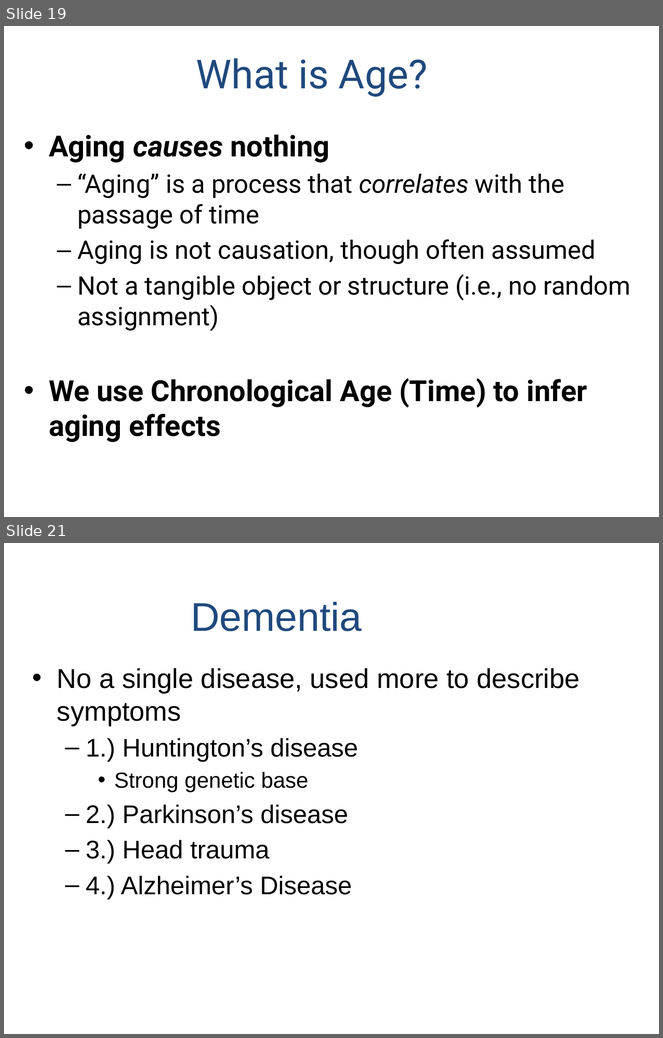
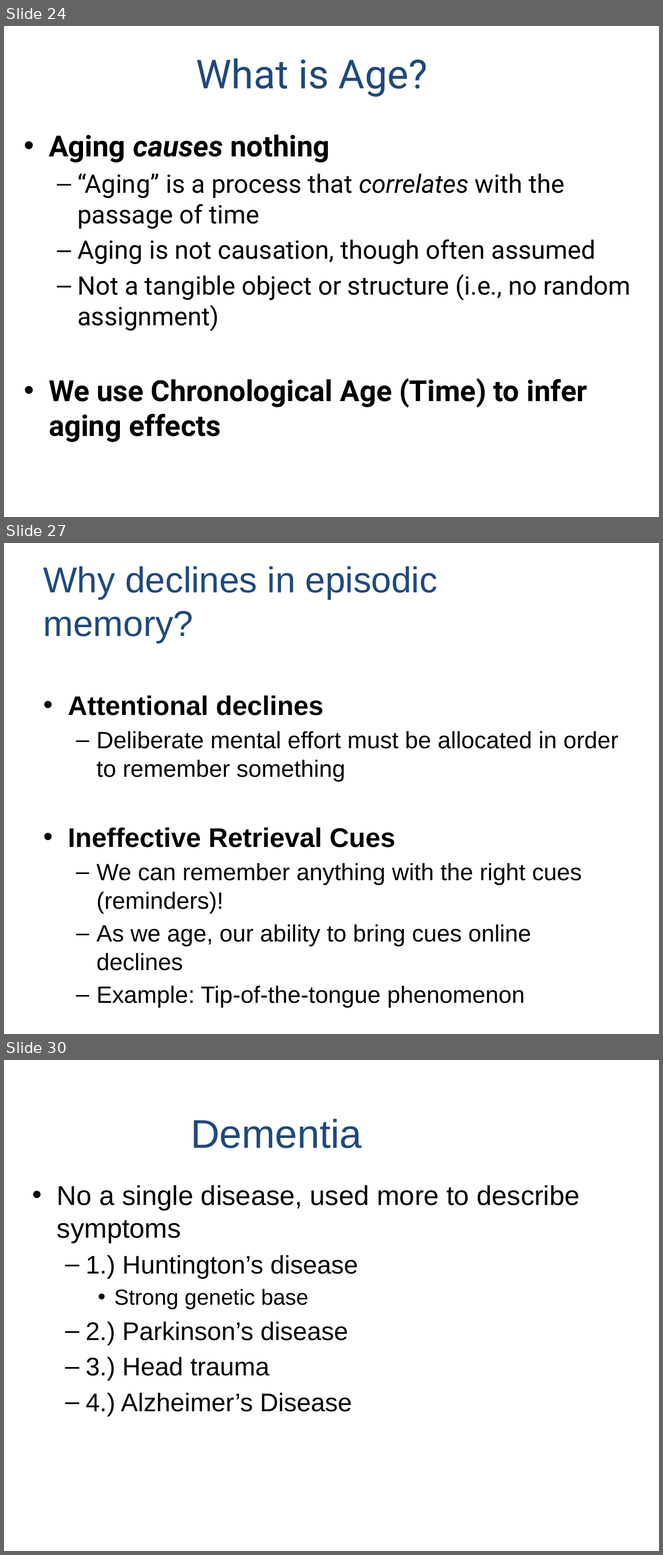
Before and after one commit to npm27/Teaching-Materials, a slide deck: Memory/Slides/Chapter 10.PPTX. Shown one above the other, each under a label of ours: slides 19 and 21 before the commit, slides 24, 27 and 30 after it; the slides between them are not shown. The pictures are 663x1038 and 663x1555 pixels, drawn with LibreOffice and Linux fonts; fonts in the diff are those of the drawing. Boxes give left, top, right and bottom in pixels: in the first picture for what was removed or moved away, otherwise in the second. Text is boxed around its words. In the diff, an @@ line names an element or a change of style, - is before the commit and + after.

```diff
--- a/Memory/Slides/Chapter 10.PPTX
+++ b/Memory/Slides/Chapter 10.PPTX
@@ slide 27 added at [4,543,659,1034], background #FFFFFF @@
@@ title added at [44,566,438,642], 39.6 pt, text #1F497D @@
+Why declines in episodic memory?
@@ text added at [68,695,619,1008], 25.9 pt, text #000000 @@
+• Attentional declines
+  – Deliberate mental effort must be allocated in order to remember something
+• Ineffective Retrieval Cues
+  – We can remember anything with the right cues (reminders)!
+  – As we age, our ability to bring cues online declines
+  – Example: Tip-of-the-tongue phenomenon
@@ what was slide 19 is now slide 24 @@
@@ what was slide 21 is now slide 30 @@
```
Also in this commit, not shown: 3 slides changed, 10 other slides added.
